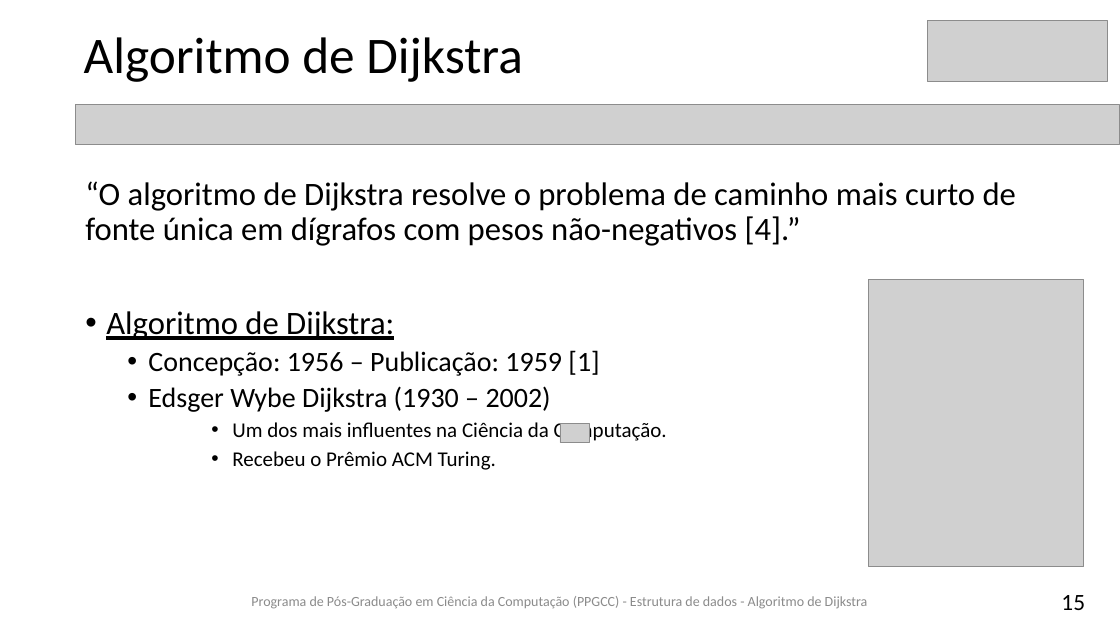
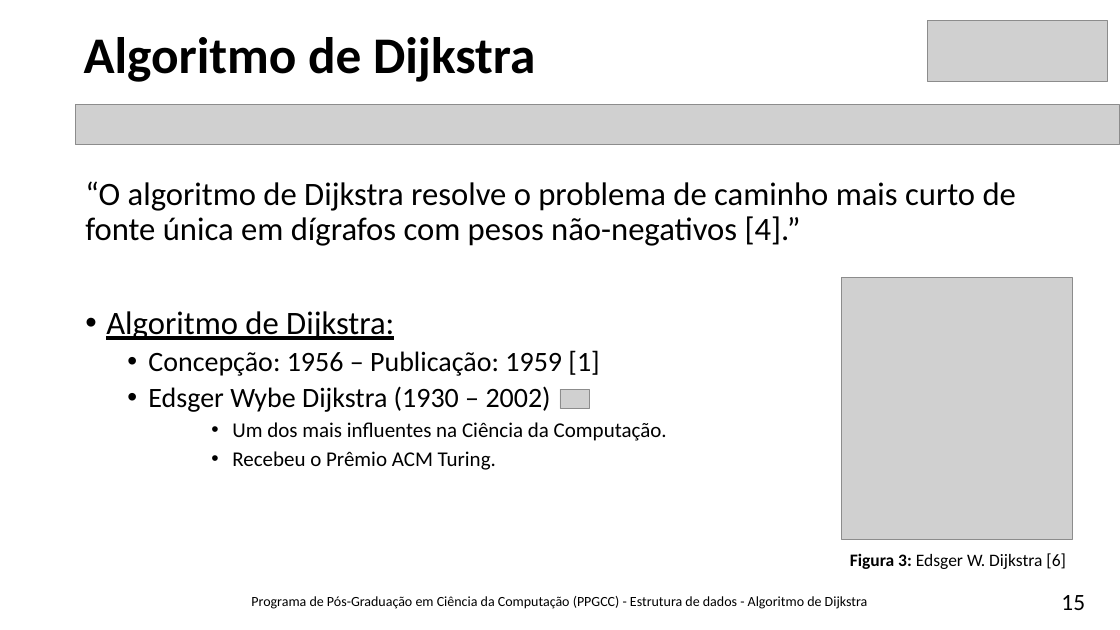
Before and after one commit to brunoslima/Dijkstra-Algorithm, a slide deck: slide 15 of Theory/Algoritmo-Dijkstra-BrunoLima.pptx. Drawn at 1120x630 pixels with LibreOffice and Linux fonts; fonts in the diff are those of the drawing; grey boxes stand for pictures. Boxes give left, top, right and bottom in pixels: in the first picture for what was removed or moved away, otherwise in the second. Text is boxed around its words. In the diff, an @@ line names an element or a change of style, - is before the commit and + after.

```diff
--- a/Theory/Algoritmo-Dijkstra-BrunoLima.pptx
+++ b/Theory/Algoritmo-Dijkstra-BrunoLima.pptx
@@ title "Algoritmo de Dijkstra" at [84,37,535,82]: bold on @@
@@ picture: place and size @@
-picture at [869,280,1085,567]
+picture at [842,278,1072,539]
@@ picture: place and size @@
-picture at [560,423,590,443]
+picture at [560,389,590,408]
@@ text added at [850,553,1066,569], 15 pt, text #000000 @@
+Figura 3: Edsger W. Dijkstra [6]
@@ text "Programa de Pós-Graduação em Ciência ..." at [251,596,868,609]: text colour #8C8C8C to #000000 @@
```
Also in this commit, not shown: 52 other slides changed, 1 slide added.
